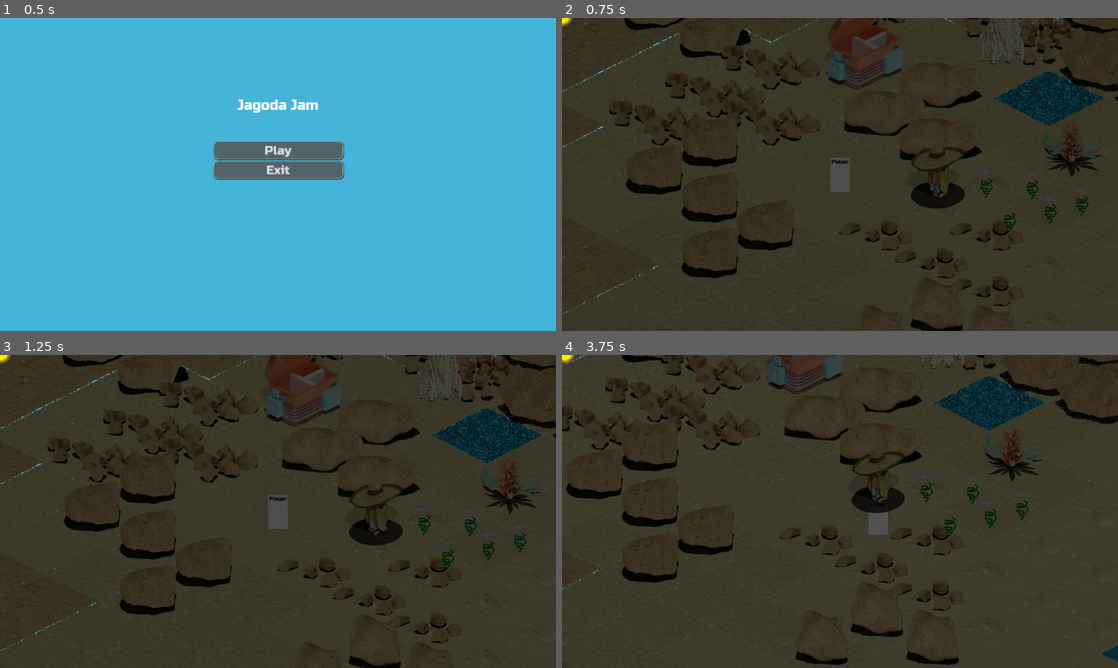
Above: before the commit, frames 1-4 (two rows, left to right).
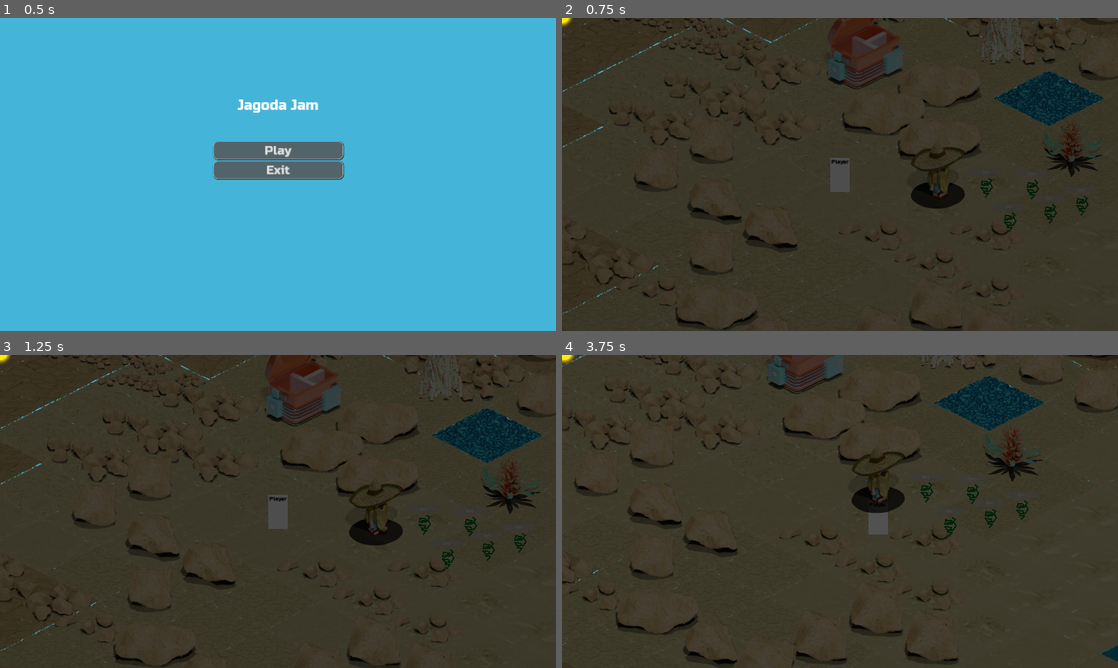
Above: after the commit, the same moments.

Repository: lorentzo/jagoda-jam
Game: Godot game, scene res://Scenes/MainMenu.tscn
Two runs of this game, one before a commit and one after it. Both use one fixed random seed, a clock stepped at 60 frames per second and the inputs below.
Inputs:
- Up to frame 1 (0.5 s): no input
- Up to frame 2 (0.75 s): click "Play" at 0.5 s
- Up to frame 3 (1.25 s): no input
- Up to frame 4 (3.75 s): tap Enter at 1.25 s; hold Right (walk-right) 1.28-2.03 s; hold Down (walk-down) 2.03-2.78 s; hold Right (walk-right) 2.78-3.53 s; hold Up (walk-up) from 3.53 s (still down)

Frame 1 is identical in both runs. In frame 2, 3.5% of the frame differs, in the area x 0-100%, y 0-100%; in frame 3, 3.6%; in frame 4, 3.9%.

Commit message:
updating rock tiles

Diff:
--- a/jagoda/Assets/Tiles/BaseIslandTiles/BaseIslandTiles.tscn
+++ b/jagoda/Assets/Tiles/BaseIslandTiles/BaseIslandTiles.tscn
@@ -23,7 +23,7 @@
 tile_set = ExtResource("2_p8he5")
 format = 2
 layer_0/y_sort_enabled = true
-layer_0/tile_data = PackedInt32Array(786430, 3, 0, 786431, 3, 0, 851967, 3, 0, 917502, 3, 0, 655358, 1, 0, 720894, 1, 0, 720895, 1, 0, 655360, 1, 0, 655359, 1, 0, 655357, 7, 0, 524285, 7, 0, 655356, 8, 0, 589821, 8, 0, 524284, 8, 0, 458750, 7, 0, 589822, 7, 0, 524287, 6, 0, 393215, 9, 0, 458752, 5, 0, 327680, 9, 0, 327684, 5, 0, 196607, 11, 0, 262143, 11, 0, 131072, 10, 0, 65536, 10, 0, 393217, 10, 0, 262145, 10, 0, 393216, 9, 0, 262144, 9, 0)
+layer_0/tile_data = PackedInt32Array(786430, 5, 0, 786431, 7, 0, 851967, 4, 0, 917502, 4, 0, 655358, 6, 0, 720894, 5, 0, 720895, 6, 0, 655360, 7, 0, 655359, 7, 0, 655357, 7, 0, 524285, 7, 0, 655356, 8, 0, 589821, 8, 0, 524284, 8, 0, 458750, 7, 0, 589822, 7, 0, 524287, 6, 0, 393215, 9, 0, 458752, 5, 0, 327680, 9, 0, 327684, 5, 0, 196607, 11, 0, 262143, 11, 0, 131072, 10, 0, 65536, 10, 0, 393217, 10, 0, 262145, 10, 0, 393216, 9, 0, 262144, 9, 0, 196606, 10, 0, 262142, 1, 0, 327679, 9, 0, 131070, 10, 0)
 
 [node name="TileMap" type="TileMap" parent="."]
 y_sort_enabled = true
--- a/jagoda/Assets/Tiles/Rocks/RocksTileSet.tres
+++ b/jagoda/Assets/Tiles/Rocks/RocksTileSet.tres
@@ -1,11 +1,9 @@
-[gd_resource type="TileSet" load_steps=25 format=3 uid="uid://b40wlrl1aipwy"]
+[gd_resource type="TileSet" load_steps=21 format=3 uid="uid://b40wlrl1aipwy"]
 
-[ext_resource type="Texture2D" uid="uid://dhd66y1qemvto" path="res://Assets/Tiles/Rocks/textures/rock1.png" id="1_ohhn2"]
-[ext_resource type="Texture2D" uid="uid://vkklb8mh87mx" path="res://Assets/Tiles/Rocks/textures/rock2.png" id="2_nhlre"]
+[ext_resource type="Texture2D" uid="uid://c7y82i6mi5oge" path="res://Assets/Tiles/Rocks/textures/rocks_8.png" id="1_6x62l"]
+[ext_resource type="Texture2D" uid="uid://dtvpa7hk57pn0" path="res://Assets/Tiles/Rocks/textures/rocks_9.png" id="2_p27ai"]
 [ext_resource type="Texture2D" uid="uid://c1ai7aqe5w3mw" path="res://Assets/Tiles/Rocks/textures/rocks_6.png" id="3_6hefd"]
-[ext_resource type="Texture2D" uid="uid://jggpj7b5pdo1" path="res://Assets/Tiles/Rocks/textures/rock3.png" id="3_wiu7c"]
 [ext_resource type="Texture2D" uid="uid://y7pwmtj8tn5j" path="res://Assets/Tiles/Rocks/textures/rocks_7.png" id="4_geibr"]
-[ext_resource type="Texture2D" uid="uid://demvvbcsxvqo4" path="res://Assets/Tiles/Rocks/textures/rock4.png" id="4_w2qx3"]
 [ext_resource type="Texture2D" uid="uid://ri533pmdw632" path="res://Assets/Tiles/Rocks/textures/rocks_0.png" id="5_pb28h"]
 [ext_resource type="Texture2D" uid="uid://bwqs4p2oaaqw4" path="res://Assets/Tiles/Rocks/textures/rocks_1.png" id="6_mnyxd"]
 [ext_resource type="Texture2D" uid="uid://c6nqe1p30obed" path="res://Assets/Tiles/Rocks/textures/rocks_2.png" id="7_nl0rt"]
@@ -13,13 +11,13 @@
 [ext_resource type="Texture2D" uid="uid://davqtdqooadkn" path="res://Assets/Tiles/Rocks/textures/rocks_4.png" id="9_k1eu3"]
 [ext_resource type="Texture2D" uid="uid://f8q8hsthw8ml" path="res://Assets/Tiles/Rocks/textures/rocks_5.png" id="12_hrx74"]
 
-[sub_resource type="TileSetAtlasSource" id="TileSetAtlasSource_bdtp4"]
-texture = ExtResource("1_ohhn2")
+[sub_resource type="TileSetAtlasSource" id="TileSetAtlasSource_kb7io"]
+texture = ExtResource("1_6x62l")
 texture_region_size = Vector2i(256, 256)
 0:0/0 = 0
 
-[sub_resource type="TileSetAtlasSource" id="TileSetAtlasSource_lucj5"]
-texture = ExtResource("2_nhlre")
+[sub_resource type="TileSetAtlasSource" id="TileSetAtlasSource_hemfj"]
+texture = ExtResource("2_p27ai")
 texture_region_size = Vector2i(256, 256)
 0:0/0 = 0
 
@@ -30,16 +28,6 @@
 
 [sub_resource type="TileSetAtlasSource" id="TileSetAtlasSource_rrk3t"]
 texture = ExtResource("4_geibr")
-texture_region_size = Vector2i(256, 256)
-0:0/0 = 0
-
-[sub_resource type="TileSetAtlasSource" id="TileSetAtlasSource_d5qq5"]
-texture = ExtResource("3_wiu7c")
-texture_region_size = Vector2i(256, 256)
-0:0/0 = 0
-
-[sub_resource type="TileSetAtlasSource" id="TileSetAtlasSource_8b0lv"]
-texture = ExtResource("4_w2qx3")
 texture_region_size = Vector2i(256, 256)
 0:0/0 = 0
 
@@ -76,10 +64,6 @@
 [resource]
 tile_shape = 1
 tile_size = Vector2i(256, 128)
-sources/0 = SubResource("TileSetAtlasSource_bdtp4")
-sources/1 = SubResource("TileSetAtlasSource_lucj5")
-sources/2 = SubResource("TileSetAtlasSource_d5qq5")
-sources/3 = SubResource("TileSetAtlasSource_8b0lv")
 sources/4 = SubResource("TileSetAtlasSource_4vahi")
 sources/5 = SubResource("TileSetAtlasSource_vryts")
 sources/6 = SubResource("TileSetAtlasSource_jeoc6")
@@ -88,3 +72,5 @@
 sources/9 = SubResource("TileSetAtlasSource_5pgkq")
 sources/10 = SubResource("TileSetAtlasSource_vx0of")
 sources/11 = SubResource("TileSetAtlasSource_rrk3t")
+sources/0 = SubResource("TileSetAtlasSource_kb7io")
+sources/1 = SubResource("TileSetAtlasSource_hemfj")
--- a/jagoda/Scenes/Game.tscn
+++ b/jagoda/Scenes/Game.tscn
@@ -36,7 +36,7 @@
 tile_set = ExtResource("3_pmcio")
 format = 2
 layer_0/y_sort_enabled = true
-layer_0/tile_data = PackedInt32Array(524288, 0, 0, 458752, 0, 0, 393216, 0, 0, 393215, 0, 0, 262144, 0, 0, -327679, 1, 0, -262143, 1, 0, -196607, 2, 0, -262142, 2, 0, -65533, 2, 0, 4, 2, 0, 65540, 1, 0, 131076, 2, 0, 65539, 2, 0, -131068, 2, 0, -1, 3, 0, -131072, 3, 0, 0, 3, 0, 458757, 4, 0, 393221, 4, 0, 524293, 4, 0, 458756, 4, 0, 655362, 5, 0, 720897, 5, 0, 720898, 5, 0, 262146, 8, 0, 196609, 8, 0, 131074, 8, 0, 458753, 9, 0, 524290, 9, 0, 589826, 9, 0, 458754, 9, 0, 196608, 10, 0, 131072, 10, 0, 65536, 10, 0, 262143, 10, 0, 3, 11, 0, -65534, 11, 0, -65535, 11, 0, -131070, 11, 0)
+layer_0/tile_data = PackedInt32Array(524288, 4, 0, 458752, 7, 0, 393216, 7, 0, 393215, 4, 0, 262144, 4, 0, -327679, 6, 0, -262143, 6, 0, -196607, 6, 0, -262142, 6, 0, -65533, 4, 0, 4, 6, 0, 65540, 4, 0, 131076, 4, 0, 65539, 4, 0, -131068, 6, 0, -1, 0, 0, -131072, 0, 0, 0, 0, 0, 458757, 4, 0, 393221, 4, 0, 524293, 4, 0, 458756, 4, 0, 655362, 5, 0, 720897, 5, 0, 720898, 5, 0, 262146, 8, 0, 196609, 8, 0, 131074, 8, 0, 458753, 9, 0, 524290, 9, 0, 589826, 9, 0, 458754, 9, 0, 196608, 10, 0, 131072, 10, 0, 65536, 10, 0, 262143, 10, 0, 3, 11, 0, -65534, 11, 0, -65535, 11, 0, -131070, 11, 0, 524286, 11, 0, 589823, 10, 0, 655359, 9, 0, 655360, 8, 0, 720896, 7, 0, 786433, 6, 0, 851969, 5, 0, 917506, 4, 0, 983042, 1, 0, 917507, 0, 0)
 
 [node name="CanvasModulate" type="CanvasModulate" parent="."]
 
Binary file removed: jagoda/Assets/Tiles/Rocks/textures/rock1.png
Not shown, removed: jagoda/Assets/Tiles/Rocks/textures/rock1.png.import
Binary file removed: jagoda/Assets/Tiles/Rocks/textures/rock2.png
Not shown, removed: jagoda/Assets/Tiles/Rocks/textures/rock2.png.import
Binary file removed: jagoda/Assets/Tiles/Rocks/textures/rock3.png
Not shown, removed: jagoda/Assets/Tiles/Rocks/textures/rock3.png.import
Binary file removed: jagoda/Assets/Tiles/Rocks/textures/rock4.png
Not shown, removed: jagoda/Assets/Tiles/Rocks/textures/rock4.png.import
Binary file changed: jagoda/Assets/Tiles/Rocks/textures/rocks_0.png
Binary file changed: jagoda/Assets/Tiles/Rocks/textures/rocks_1.png
Binary file changed: jagoda/Assets/Tiles/Rocks/textures/rocks_2.png
Binary file changed: jagoda/Assets/Tiles/Rocks/textures/rocks_3.png
(and 20 more such lines)
